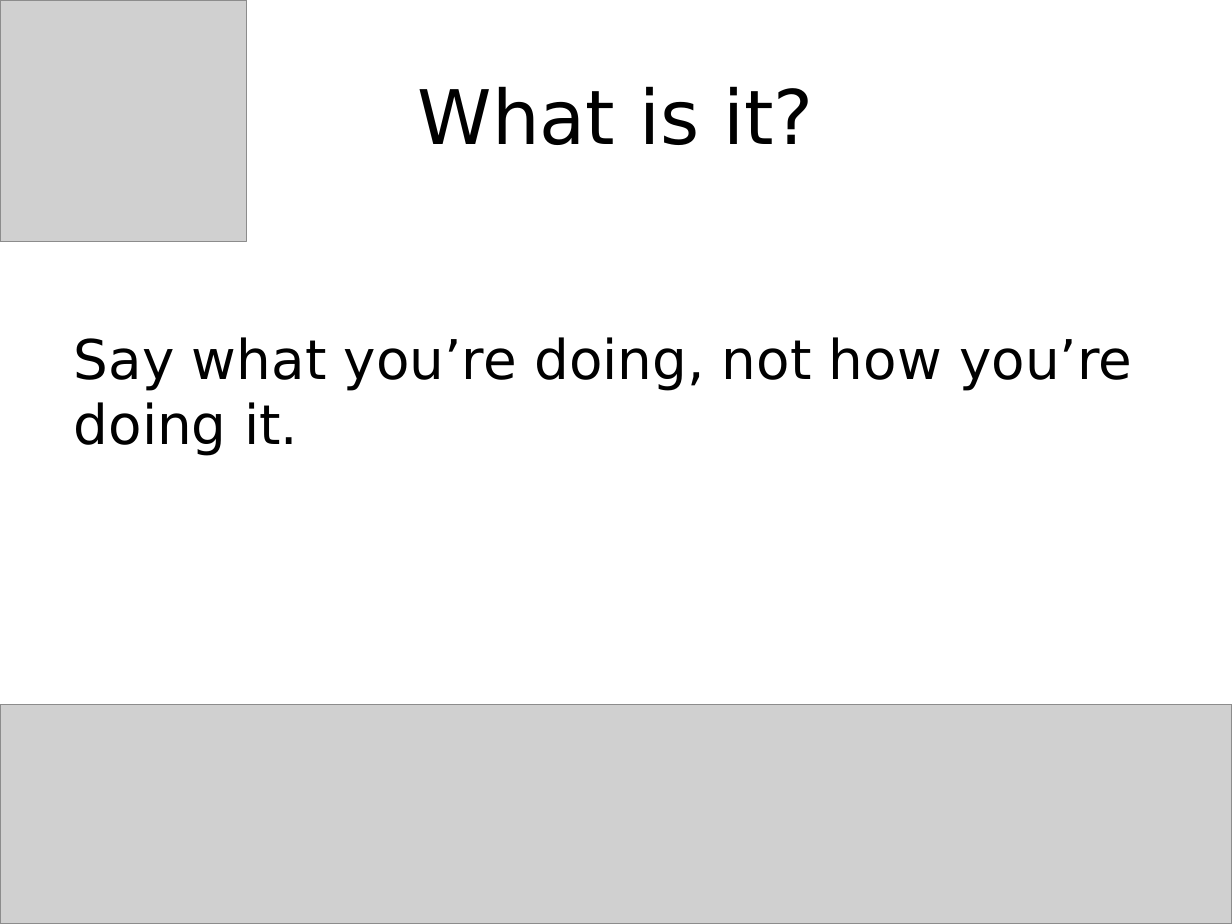
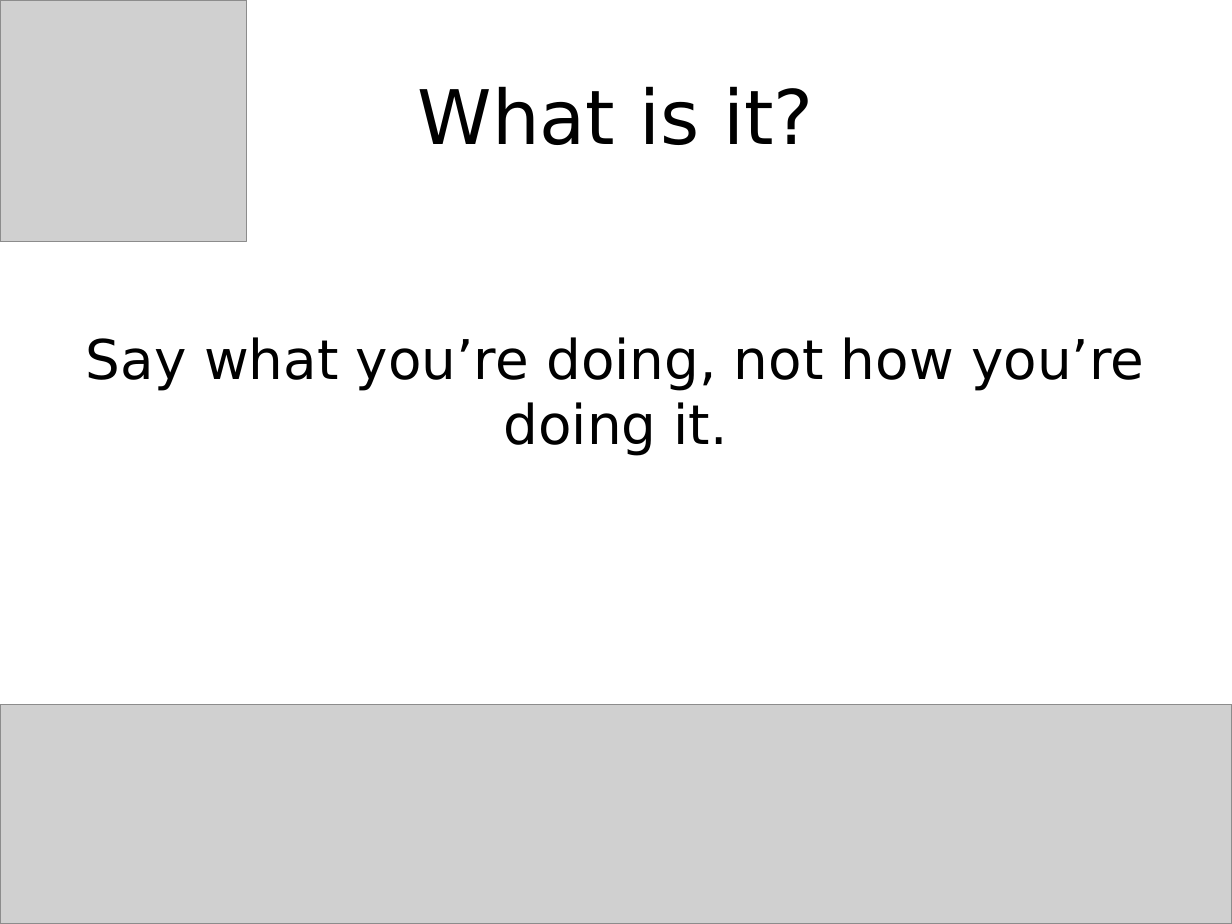
Before and after one commit to jessitron/fp4ood, a slide deck: slide 52 of FunctionalEye.pptx (slide 26 before the commit). Drawn at 1232x924 pixels with LibreOffice and Linux fonts; fonts in the diff are those of the drawing; grey boxes stand for pictures. Boxes give left, top, right and bottom in pixels: in the first picture for what was removed or moved away, otherwise in the second. Text is boxed around its words. In the diff, an @@ line names an element or a change of style, - is before the commit and + after.

```diff
--- a/FunctionalEye.pptx
+++ b/FunctionalEye.pptx
@@ text "Say what you’re doing, not ..." at (86,337,1144,456): alignment left to centre @@
```
Also in this commit, not shown: 39 other slides changed, 37 slides added, 4 slides removed, 43 other files.
